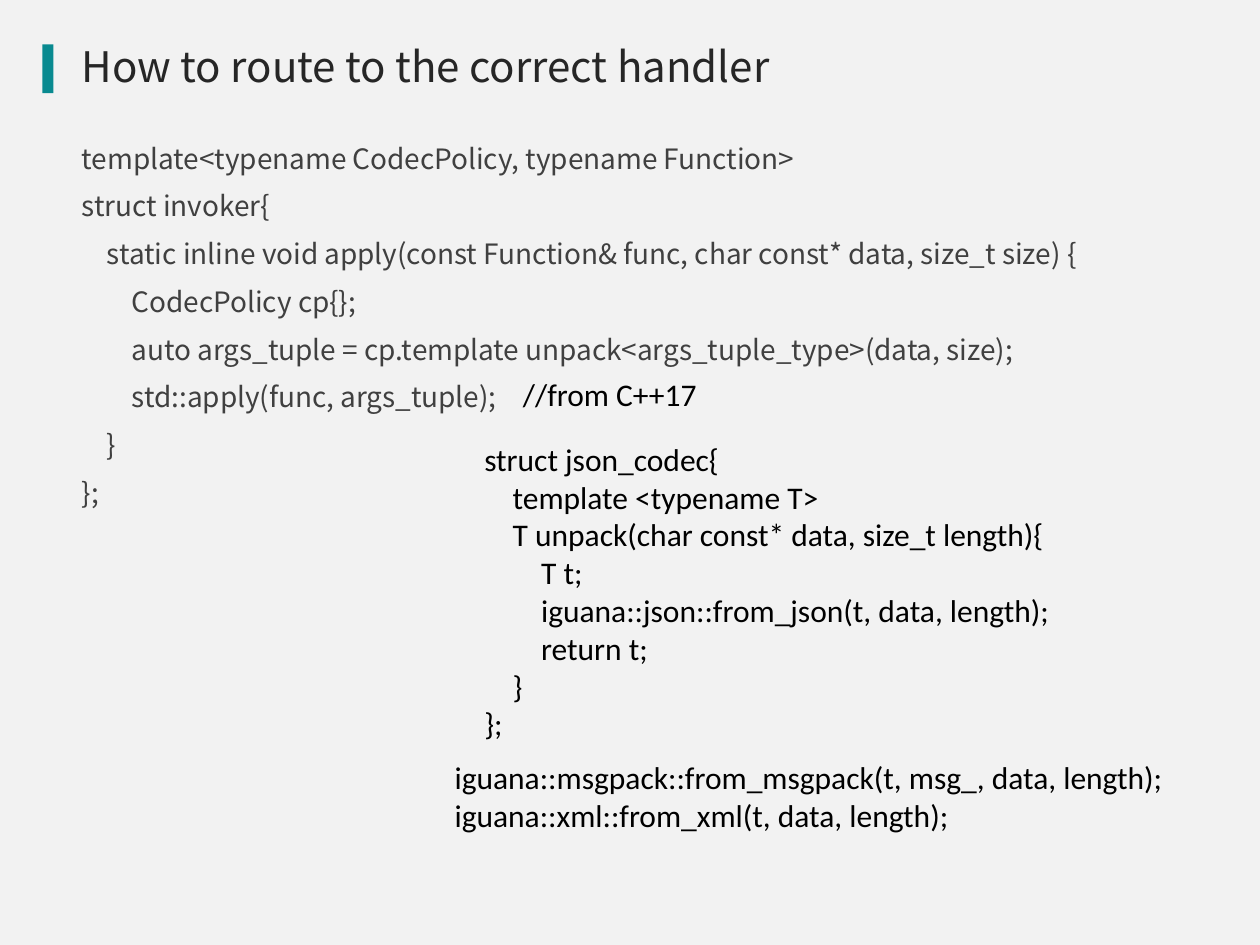
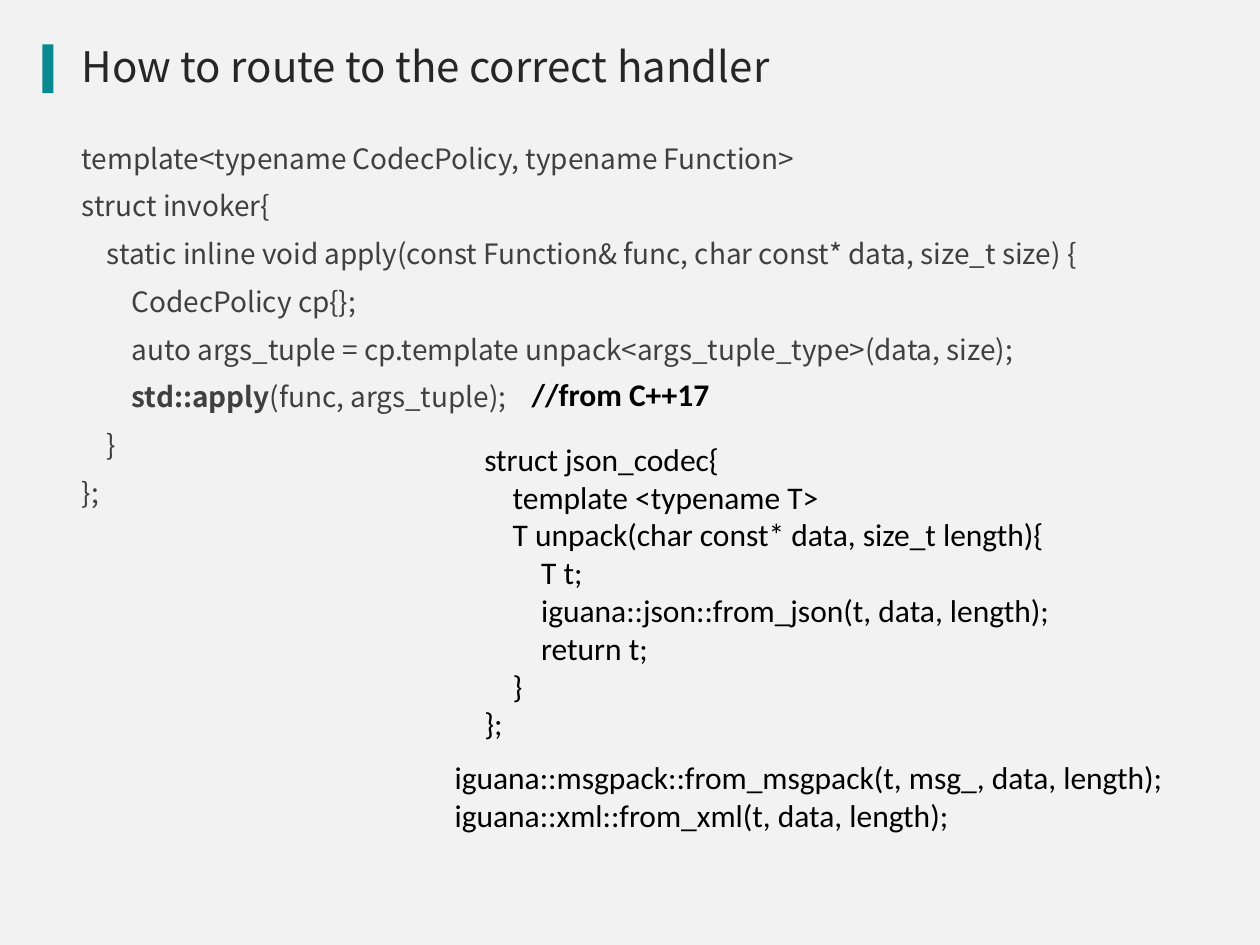
Before and after one commit to qicosmos/cppnow2017-ppt, a slide deck: slide 17 of An easy to use RPC framework implemented by c++11 and c++14.pptx. Drawn at 1260x945 pixels with LibreOffice and Linux fonts; fonts in the diff are those of the drawing; background and template pictures are left out. Boxes give left, top, right and bottom in pixels: in the first picture for what was removed or moved away, otherwise in the second. Text is boxed around its words. In the diff, an @@ line names an element or a change of style, - is before the commit and + after.

```diff
--- a/An easy to use RPC framework implemented by c++11 and c++14.pptx
+++ b/An easy to use RPC framework implemented by c++11 and c++14.pptx
@@ text at (132, 384, 506, 414): bold on in "std::apply(func," @@
@@ text "//from C++17": place and size @@
-text "//from C++17" at (523, 384, 696, 408)
+text "//from C++17" at (532, 384, 709, 408)
@@ text "//from C++17" at (532, 384, 709, 408): bold on @@
```
Also in this commit, not shown: 6 other slides changed.
